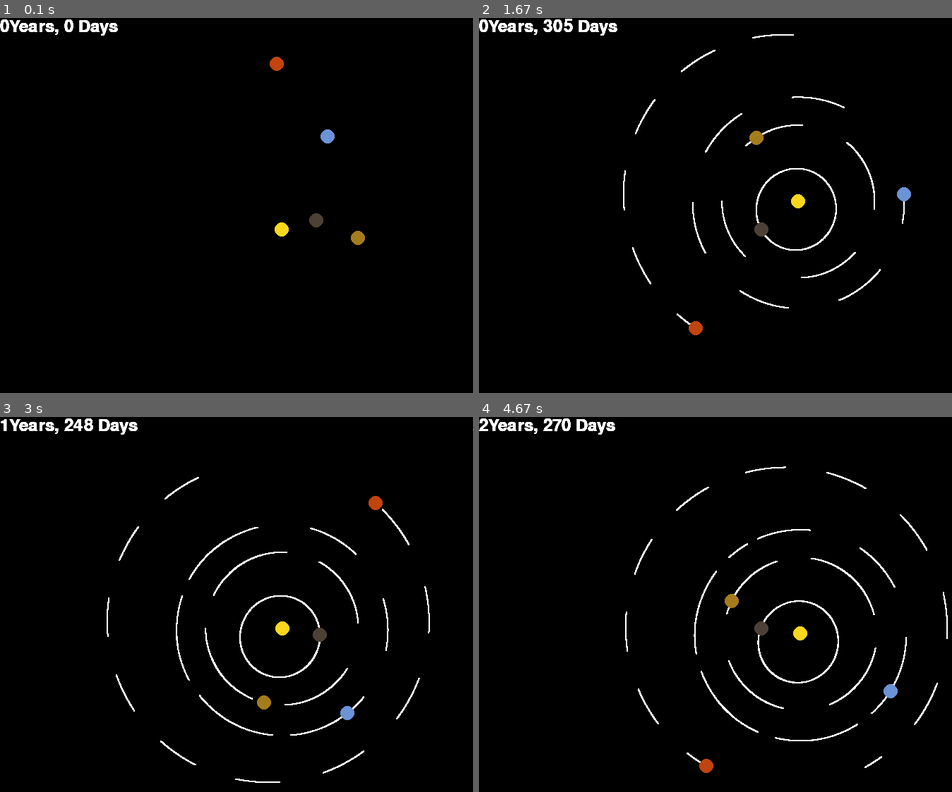
Above: before the commit, frames 1-4 (two rows, left to right).
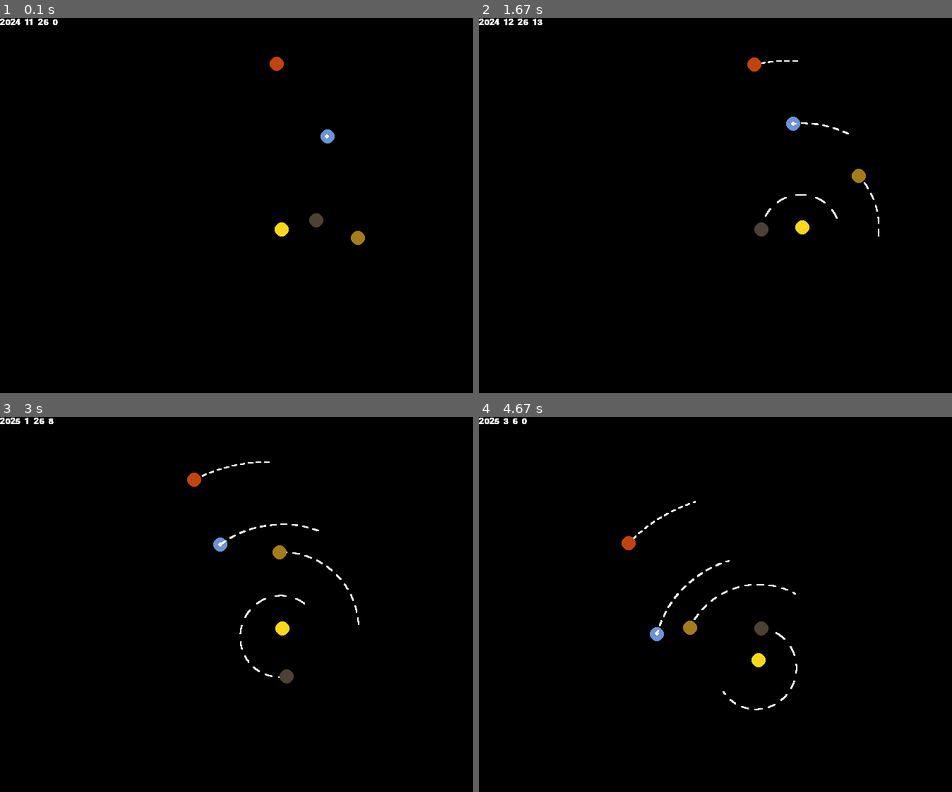
Above: after the commit, the same moments.

Repository: Dark-Cyan/Computational-Physics
Game: pygame game, started from Unit 3/1:Orrery/main.py
The game is run twice, just before and just after one commit, with the same random seed, the same clock (stepped at 60 frames per second) and the same inputs.
Inputs:
- Up to frame 1 (0.1 s): no input
- Up to frame 2 (1.67 s): tap Space at 0.33, 0.73, 1.03, 1.23, 1.53 s; hold Right 0.67-1.13 s; hold Right 1.17-1.63 s
- Up to frame 3 (3 s): hold Left 1.67-2.2 s; tap Space at 1.73, 2.03, 2.3, 2.6, 2.73 s; hold Left 2.23-2.63 s; hold Right from 2.67 s (still down)
- Up to frame 4 (4.67 s): tap Space at 3.03, 3.4, 3.7, 3.9, 4.2, 4.4 s; release Right at 3.3 s; hold Left 3.33-3.8 s; hold Right 3.83-4.3 s; hold Right from 4.33 s (still down)

The runs differ from the first frame. In frame 1, 0.5% of the frame differs, in the area x 0-70%, y 0-33%; in frame 2, 2.4%; in frame 3, 2.6%; in frame 4, 2.9%, in the area x 0-100%, y 0-95%.

Commit message:
More Work on First Challenge

Diff:
--- a/Unit 3/1:Orrery/celestialBody.py
+++ b/Unit 3/1:Orrery/celestialBody.py
@@ -11,23 +11,25 @@
         self.m=mass
         self.r=radius
         self.pos=initial_pos
+        self.startPoint=initial_pos
+        self.distanceFromStart = 0
         self.vec = velocity
         self.recpos = queue.Queue(0)
         self.recpos.put(self.pos)
         self.color = color
         planets.append(self)
 
-mass = (1988410E24, 3.302E23, 48.685E23, 5.97219E24, 6.4171E23, 189818722E19, 5.6834E26, 86.813E24, 102.409E24)
-radius = (100, 100, 100, 100, 100, 100, 100, 100, 100)
+mass = (1988410E24, 3.302E23, 48.685E23, 5.97219E24, 7.349E22, 6.4171E23, 189818722E19, 5.6834E26, 86.813E24, 102.409E24)
+radius = (100, 100, 100, 100, 33, 100, 100, 100, 100, 100)
 
-velocity = (Vec(1.210213161761593E+01, -7.108630163798801, 1 …(214 unchanged characters)… 709E+04, 2.722342885856932E-01), Vec(-2.329101173041912E+04, 1.327344284653195E+ …(327 unchanged characters)…
+velocity = (Vec(1.210213161761593E+01, -7.108630163798801, 1 …(214 unchanged characters)… 709E+04, 2.722342885856932E-01), Vec(-2.712730958752836E+04, 1.205134830084109E+04, -8.578237996082372E+01), Vec(-2.329101173041912E+04, 1.327344284653195E+ …(327 unchanged characters)…
 
-startX = (-8.954314476268431E+08, 4.800262829038095E+10, 1.070010863072421E+11, 6.412312668699121E+10, -7.930345430607688E+09, 1.970955259843414E+11, 1.410337507081950E+12, 1.677772197233593E+12, 4.468834029236343E+12)
-startY = (-7.136648792848191E+08, 1.224636163797745E+10, -1.271206076371771E+10, 1.318457264231664E+11, 2.345644260761537E+11, 7.315556522031220E+11, -2.941281912695686E+11, 2.395865061511429E+12, -1.126093071304762E+11)
-startZ = (2.747324307441281E+07, -3.398429932153978E+09, -6.363034972213263E+09, 1.963735964163393E+07, 5.130282017688975E+09, -7.444042333193004E+09, -5.103859514520566E+10, -1.283763416125786E+10, -1.006698149499019E+11)
-start = (Vec(startX[0], startY[0], startZ[0]), Vec(startX[1] …(249 unchanged characters)… ]), Vec(startX[8], startY[8], startZ[8]))
+startX = (-8.954314476268431E+08, 4.800262829038095E+10, 1.070010863072421E+11, 6.412312668699121E+10, 6.372006640390307E+10, -7.930345430607688E+09, 1.970955259843414E+11, 1.410337507081950E+12, 1.677772197233593E+12, 4.468834029236343E+12)
+startY = (-7.136648792848191E+08, 1.224636163797745E+10, -1.271206076371771E+10, 1.318457264231664E+11, 1.318043684800627E+11, 2.345644260761537E+11, 7.315556522031220E+11, -2.941281912695686E+11, 2.395865061511429E+12, -1.126093071304762E+11)
+startZ = (2.747324307441281E+07, -3.398429932153978E+09, -6.363034972213263E+09, 1.963735964163393E+07, 1.888408624640107E+07, 5.130282017688975E+09, -7.444042333193004E+09, -5.103859514520566E+10, -1.283763416125786E+10, -1.006698149499019E+11)
+start = (Vec(startX[0], startY[0], startZ[0]), Vec(startX[1] …(249 unchanged characters)… ]), Vec(startX[8], startY[8], startZ[8]), Vec(startX[9], startY[9], startZ[9]))
 
-color = ((249,215,28), (77, 65, 53), (165,124,27), (107,147,214), (193,68,14), (216,202,157), (227,224,192), (172, 229, 238), (91,93,223))
+color = ((249,215,28), (77, 65, 53), (165,124,27), (107,147,214), (246, 241, 213), (193,68,14), (216,202,157), (227,224,192), (172, 229, 238), (91,93,223))
 
 for i in range(len(mass)):
     planet = celestialBody(mass[i],radius[i],start[i], velocity[i], color[i])
--- a/Unit 3/1:Orrery/graphics.py
+++ b/Unit 3/1:Orrery/graphics.py
@@ -1,6 +1,7 @@
 #render
 import pygame as pg
 import physics as phys
+import time
 
 scale=1E-9 #how many pixels are in a meter
 
@@ -53,8 +54,11 @@
             list[i].recpos.put(current)
             pg.draw.circle(screen,(255,255,255),(scale*(current.x-focusx)+centerx,centery-scale*(current.y-focusy)),1)
         pg.draw.circle(screen,list[i].color,(scale*(list[i].pos.x-focusx)+centerx,centery-scale*(list[i].pos.y-focusy)),list[i].r/10)
-        txt = (str(int(phys.t/(60*60*24*365))) +  "Years, " + str(int(phys.t/(60*60*24)%365)) + " Days")
-        font = pg.font.SysFont(None, 36)
+        #txt = (str(int(phys.t/(60*60*24*365))) +  "Years, " + str(int(phys.t/(60*60*24)%365)) + " Days")
+        txt = ""
+        for i in range(4):
+            txt += str(time.gmtime(1732579200 + phys.t)[i]) + "  "
+        font = pg.font.SysFont(None, 18)
         image = font.render(txt, True, (255,255,255))
         screen.blit(image, (0,0))
     pg.display.flip()
@@ -75,4 +79,4 @@
             elif event.key == pg.K_LEFT:
                 focusNum -= 1
         if event.type == pg.MOUSEWHEEL:
-            scale *= 1.5**event.y
+            scale *= 2**event.y
--- a/Unit 3/1:Orrery/physics.py
+++ b/Unit 3/1:Orrery/physics.py
@@ -1,6 +1,6 @@
 from celestialBody import*
 
-dt = 10000
+dt = 1000
 G = 6.67e-11
 t = 0
 
@@ -35,6 +35,9 @@
                 acc=forces[i]/list[i].m
                 list[i].vec+=acc*dt
                 list[i].pos+=list[i].vec*dt
+                list[i].distanceFromStart = math.sqrt((list[i].pos.x - list[i].startPoint.x)**2 + (list[i].pos.y - list[i].startPoint.y)**2 + (list[i].pos.z - list[i].startPoint.z)**2)
+                if list[i].distanceFromStart <= 1737.4:
+                    print (i + ": " + t)
                 if (t%(dt*500)<dt*250):
                     list[i].recpos.put(list[i].pos)
                 if (list[i].recpos.qsize() > 2500):
